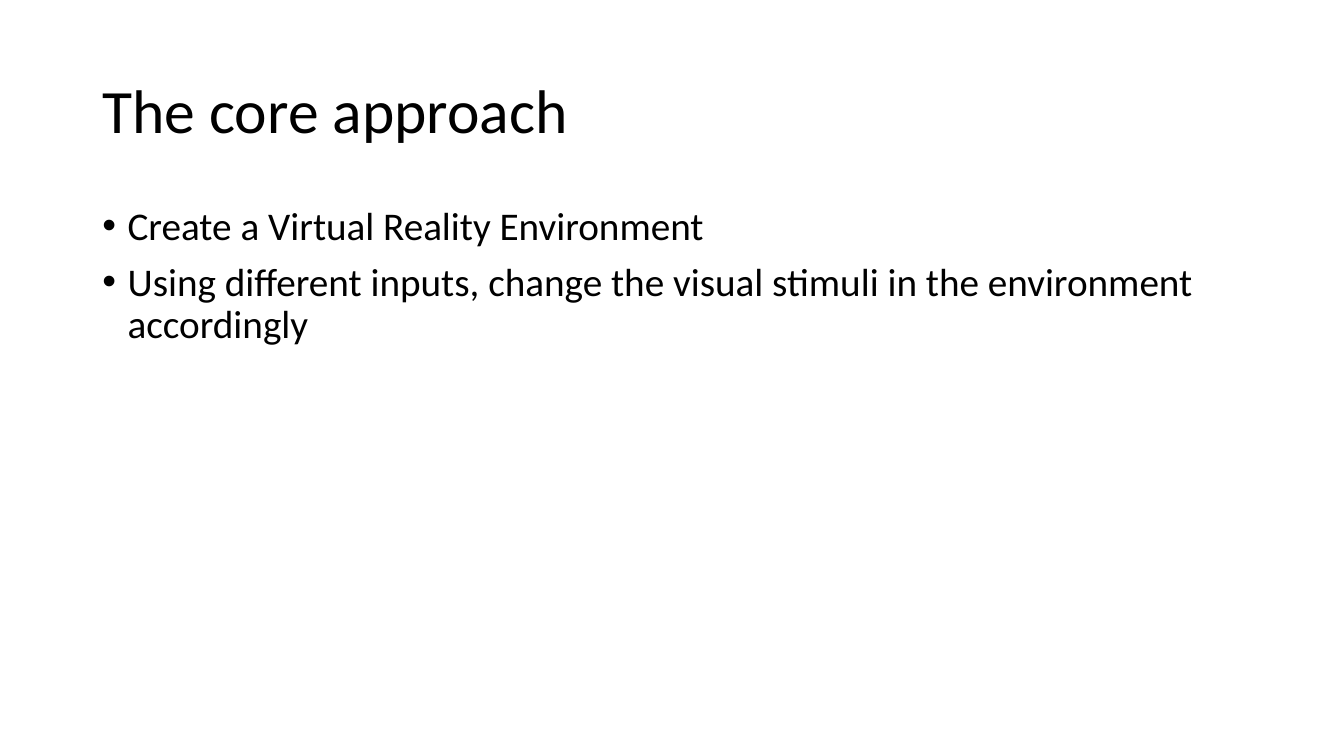
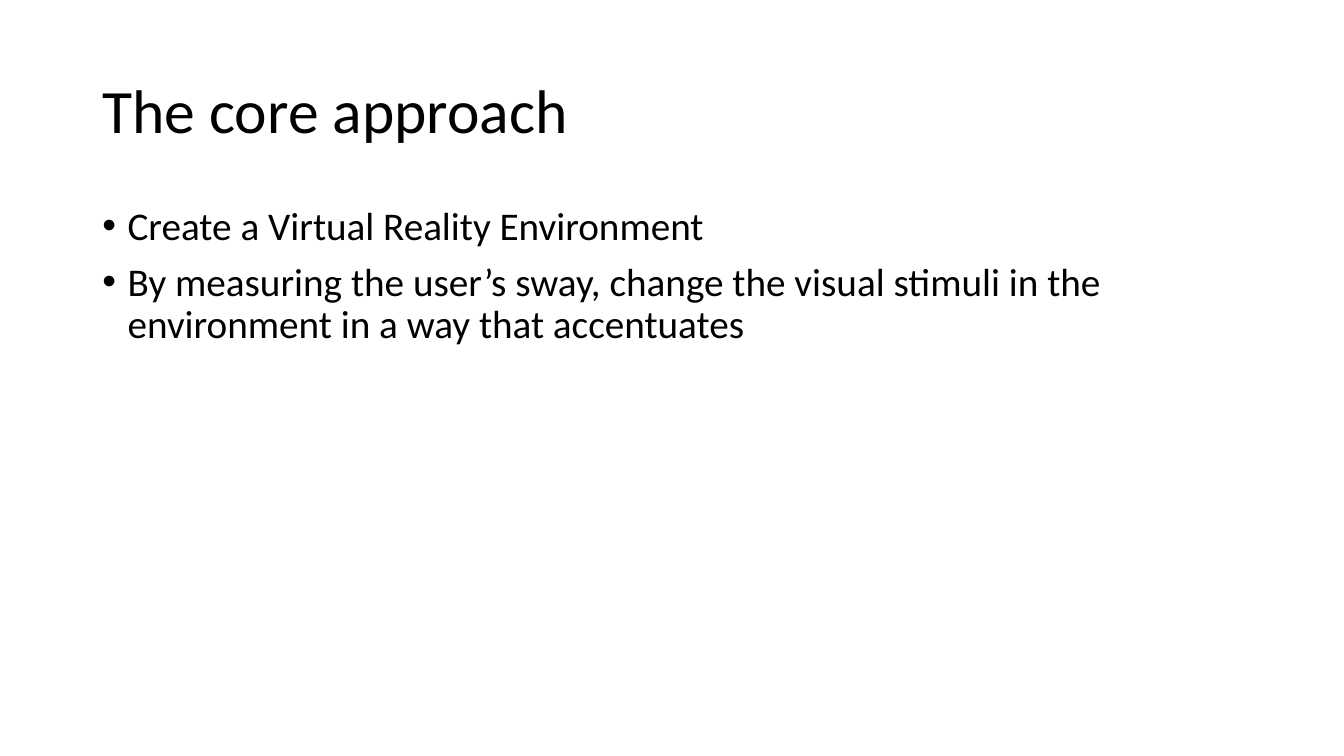
Before and after one commit to colonbrack3t/Final-Year-Project-2022, a slide deck: slide 3 of Final Year Project.pptx. Drawn at 1344x756 pixels with LibreOffice and Linux fonts; fonts in the diff are those of the drawing. Boxes give left, top, right and bottom in pixels: in the first picture for what was removed or moved away, otherwise in the second. Text is boxed around its words. In the diff, an @@ line names an element or a change of style, - is before the commit and + after.

```diff
--- a/Final Year Project.pptx
+++ b/Final Year Project.pptx
@@ text at (128,268,1100,345): text changed @@
-• Using different inputs, change the visual stimuli in the environment accordingly
+• By measuring the user’s sway, change the visual stimuli in the environment in a way that accentuates
```
Also in this commit, not shown: 2 other slides changed, 5 slides added, 1 other file.
